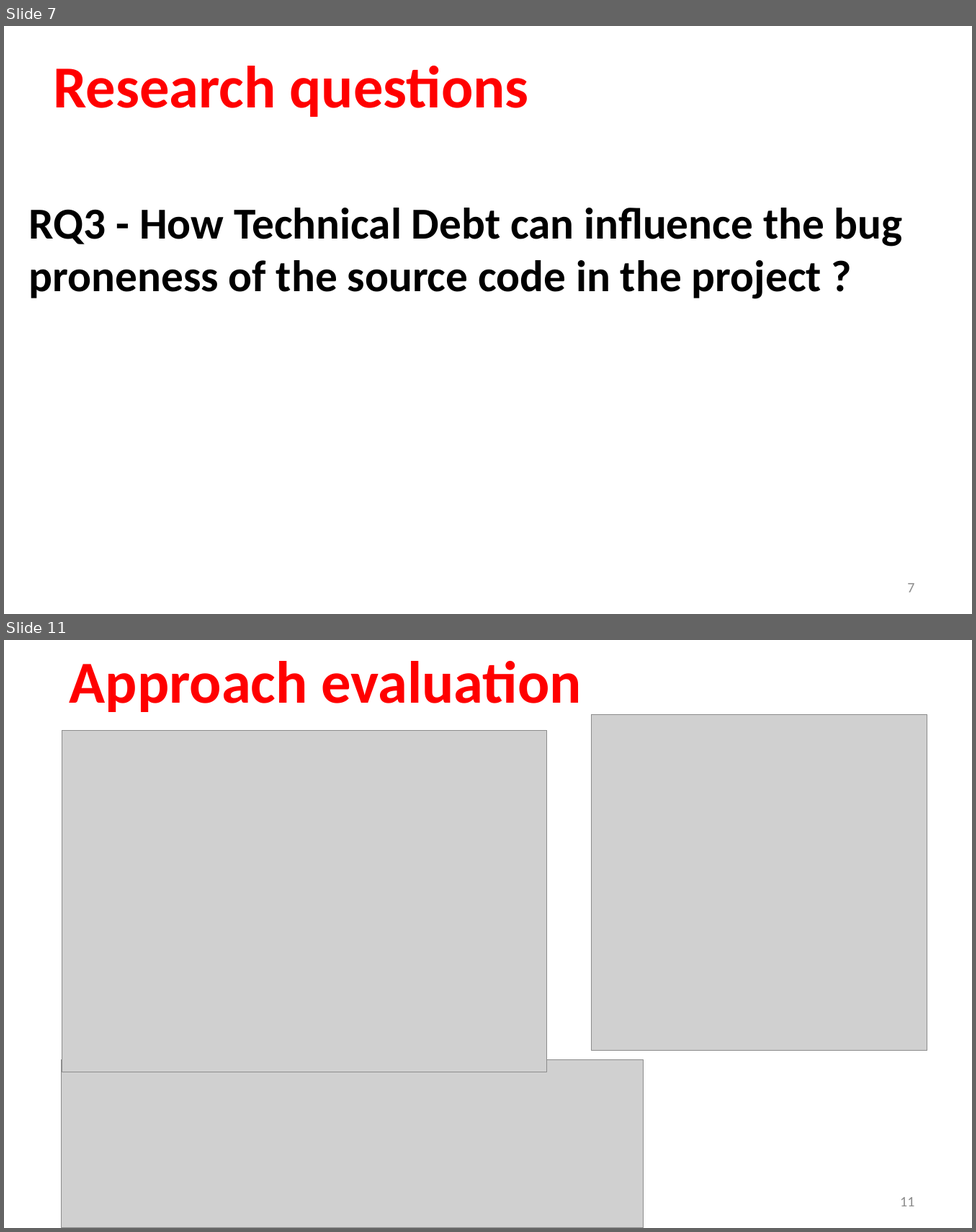
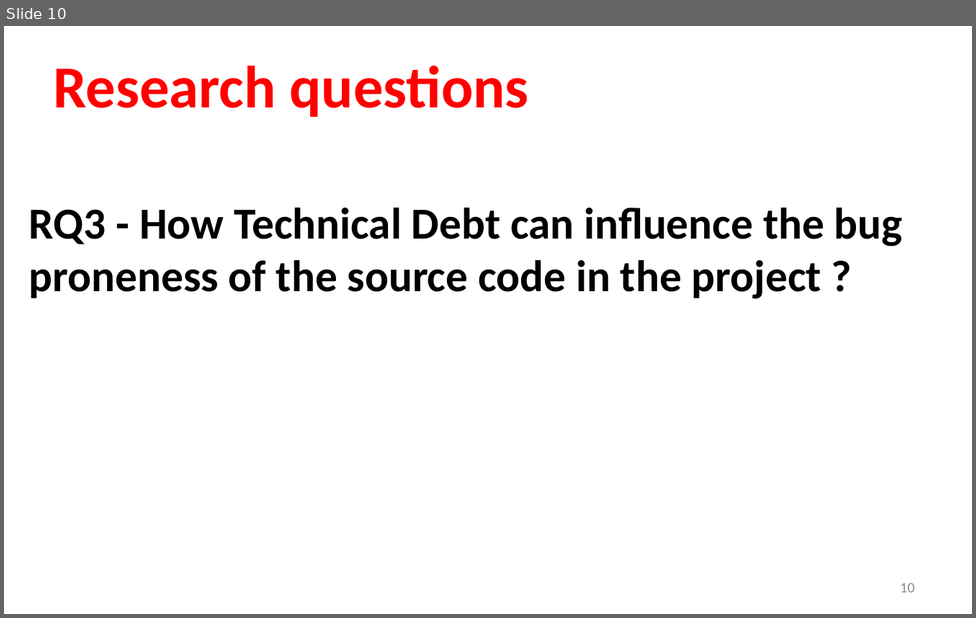
Before and after one commit to sshishe/js-evolution, a slide deck: presentation.pptx. Shown one above the other, each under a label of ours: slides 7 and 11 before the commit, slide 10 after it; the slides between them are not shown. The pictures are 976x1232 and 976x618 pixels, drawn with LibreOffice and Linux fonts; fonts in the diff are those of the drawing; grey boxes stand for pictures. Boxes give left, top, right and bottom in pixels: in the first picture for what was removed or moved away, otherwise in the second. Text is boxed around its words. In the diff, an @@ line names an element or a change of style, - is before the commit and + after.

```diff
--- a/presentation.pptx
+++ b/presentation.pptx
@@ slide 11 removed at (x1=4, y1=640, x2=972, y2=1228), background #FFFFFF @@
@@ title removed at (x1=70, y1=661, x2=581, y2=712) @@
-Approach evaluation
@@ picture removed at (x1=592, y1=715, x2=927, y2=1050) @@
@@ picture removed at (x1=62, y1=731, x2=547, y2=1072) @@
@@ picture removed at (x1=62, y1=1060, x2=643, y2=1228) @@
@@ page number removed at (x1=900, y1=1197, x2=914, y2=1206) @@
-11
@@ what was slide 7 is now slide 10 @@
@@ page number at (x1=900, y1=583, x2=914, y2=592): text changed @@
-7
+10
```
Also in this commit, not shown: 1 slide changed, 4 slides added, 3 other slides removed.
